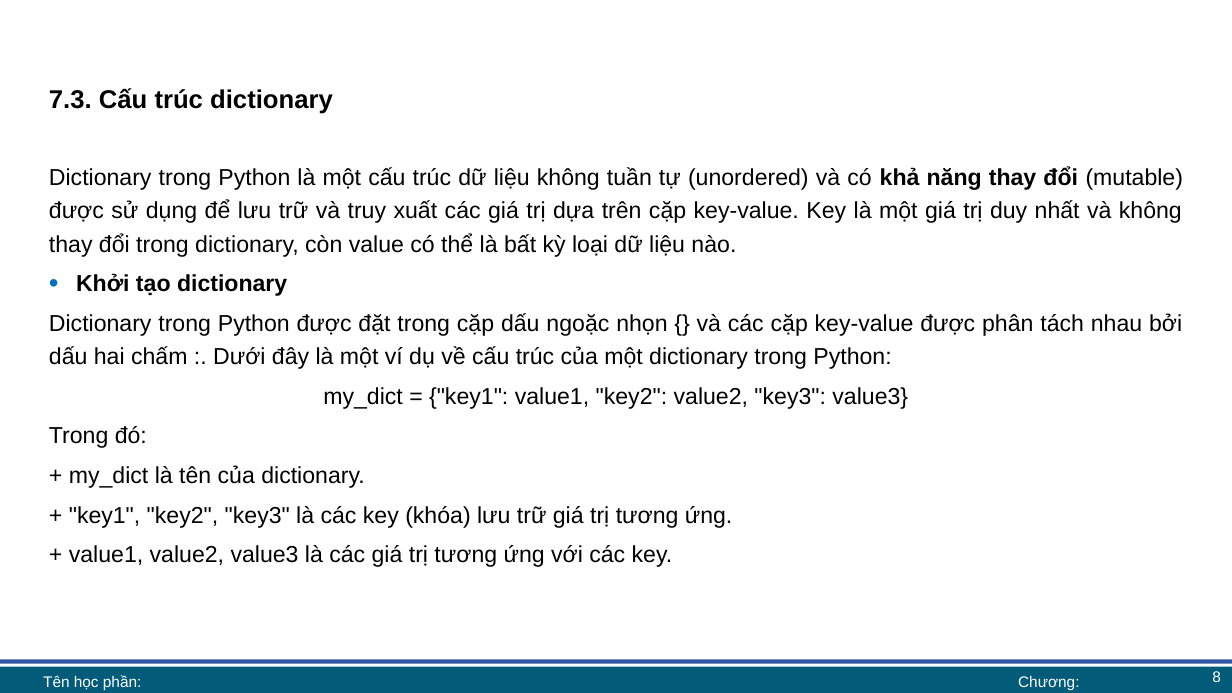
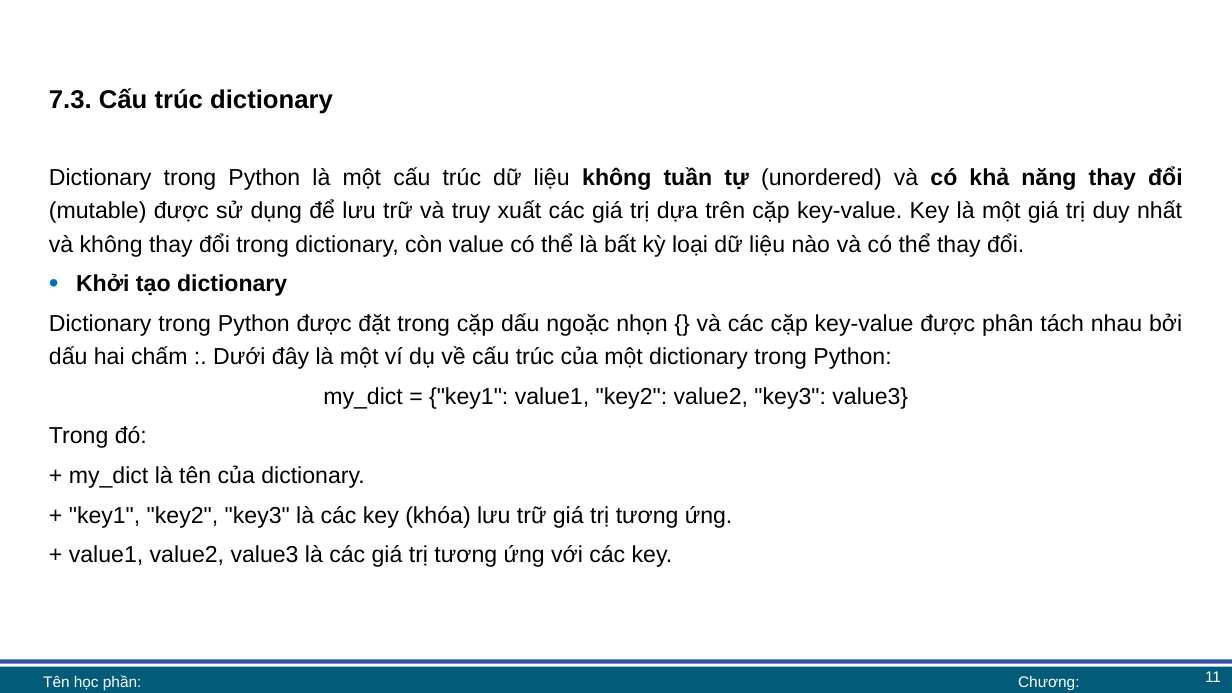
Before and after one commit to lhaaaaa/17A2-Ca-chieu, a slide deck: slide 11 of Lab 6 + 7/Lab 7 bài giảng.pptx (slide 8 before the commit). Drawn at 1232x693 pixels with LibreOffice and Linux fonts; fonts in the diff are those of the drawing; background and template pictures are left out. Boxes give left, top, right and bottom in pixels: in the first picture for what was removed or moved away, otherwise in the second. Text is boxed around its words. In the diff, an @@ line names an element or a change of style, - is before the commit and + after.

```diff
--- a/Lab 6 + 7/Lab 7 bài giảng.pptx
+++ b/Lab 6 + 7/Lab 7 bài giảng.pptx
@@ text at box(49, 167, 1183, 257): text changed @@
-Dictionary trong Python là một cấu trúc dữ liệu không tuần tự (unordered) và có khả năng thay đổi (mutable) được sử dụng để lưu trữ và truy xuất các giá trị dựa trên cặp key-value. Key là một giá trị duy nhất và không thay đổi trong dictionary, còn value có thể là bất kỳ loại dữ liệu nào.
+Dictionary trong Python là một cấu trúc dữ liệu không tuần tự (unordered) và có khả năng thay đổi (mutable) được sử dụng để lưu trữ và truy xuất các giá trị dựa trên cặp key-value. Key là một giá trị duy nhất và không thay đổi trong dictionary, còn value có thể là bất kỳ loại dữ liệu nào và có thể thay đổi.
@@ page number at box(1205, 671, 1221, 682): text changed @@
-8
+11
```
Also in this commit, not shown: 8 other slides changed, 7 slides added, 1 other file.
